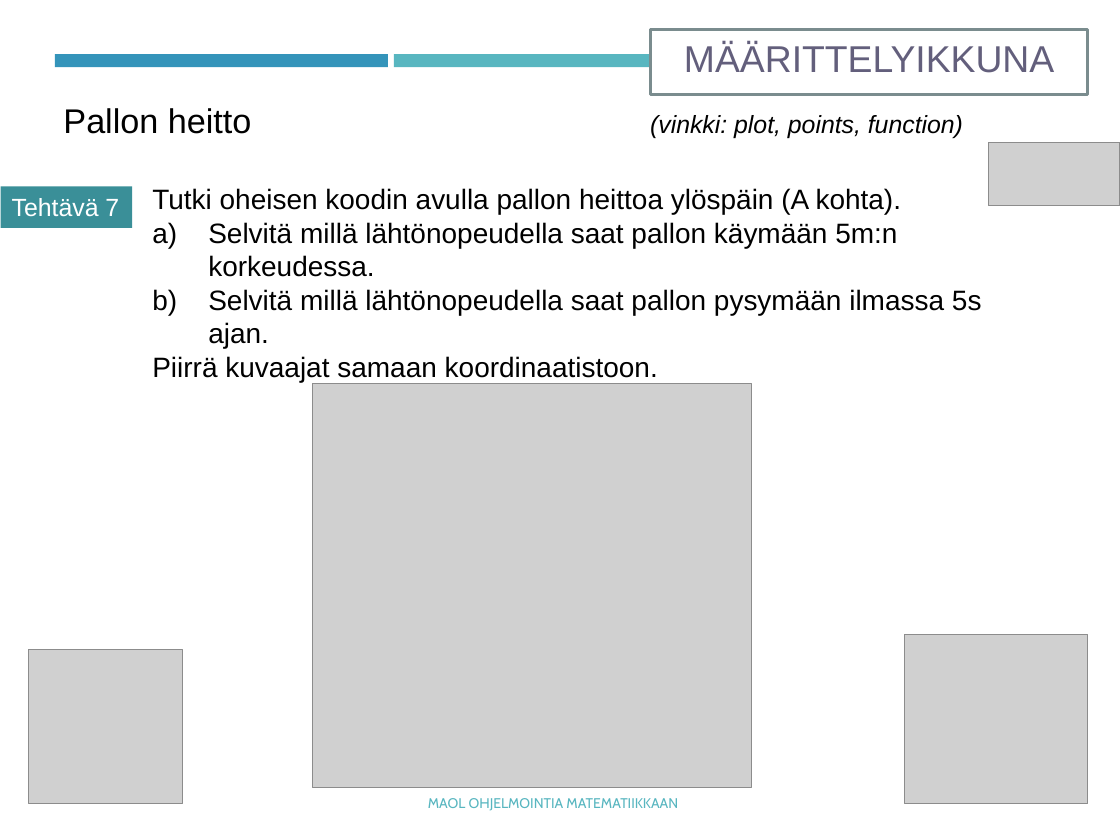
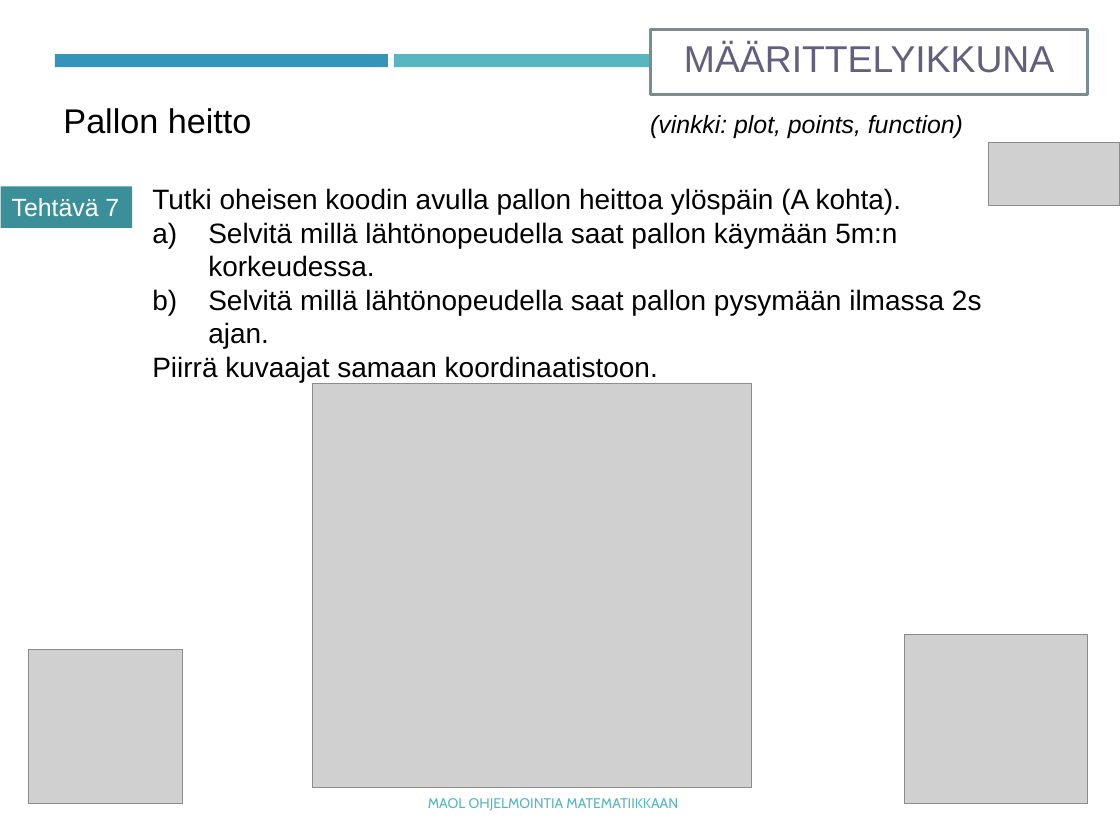
Before and after one commit to tyynetyyne/tyynetyyne.github.io, a slide deck: slide 13 of tehtavat/tiedostot/maol/power_point/Racket-MAOL-9-funktiot.pptx. Drawn at 1120x840 pixels with LibreOffice and Linux fonts; fonts in the diff are those of the drawing; grey boxes stand for pictures. Boxes give left, top, right and bottom in pixels: in the first picture for what was removed or moved away, otherwise in the second. Text is boxed around its words. In the diff, an @@ line names an element or a change of style, - is before the commit and + after.

```diff
--- a/tehtavat/tiedostot/maol/power_point/Racket-MAOL-9-funktiot.pptx
+++ b/tehtavat/tiedostot/maol/power_point/Racket-MAOL-9-funktiot.pptx
@@ text at [208, 289, 982, 349]: text changed @@
-b) Selvitä millä lähtönopeudella saat pallon pysymään ilmassa 5s ajan.
+b) Selvitä millä lähtönopeudella saat pallon pysymään ilmassa 2s ajan.
```
Also in this commit, not shown: 1 other file.
